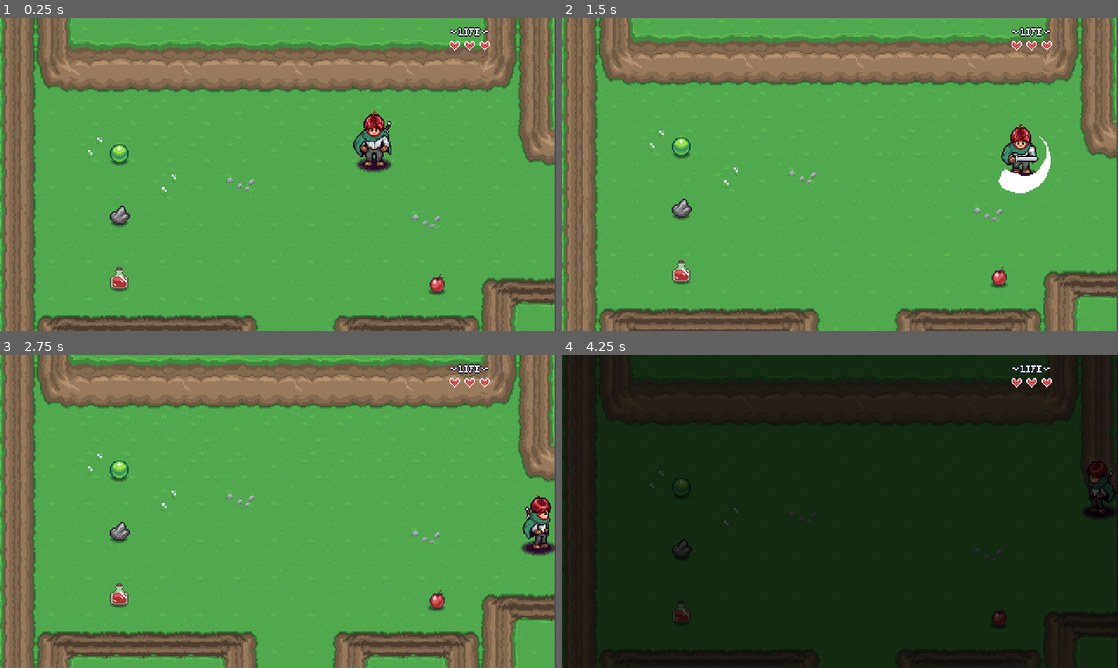
Above: before the commit, frames 1-4 (two rows, left to right).
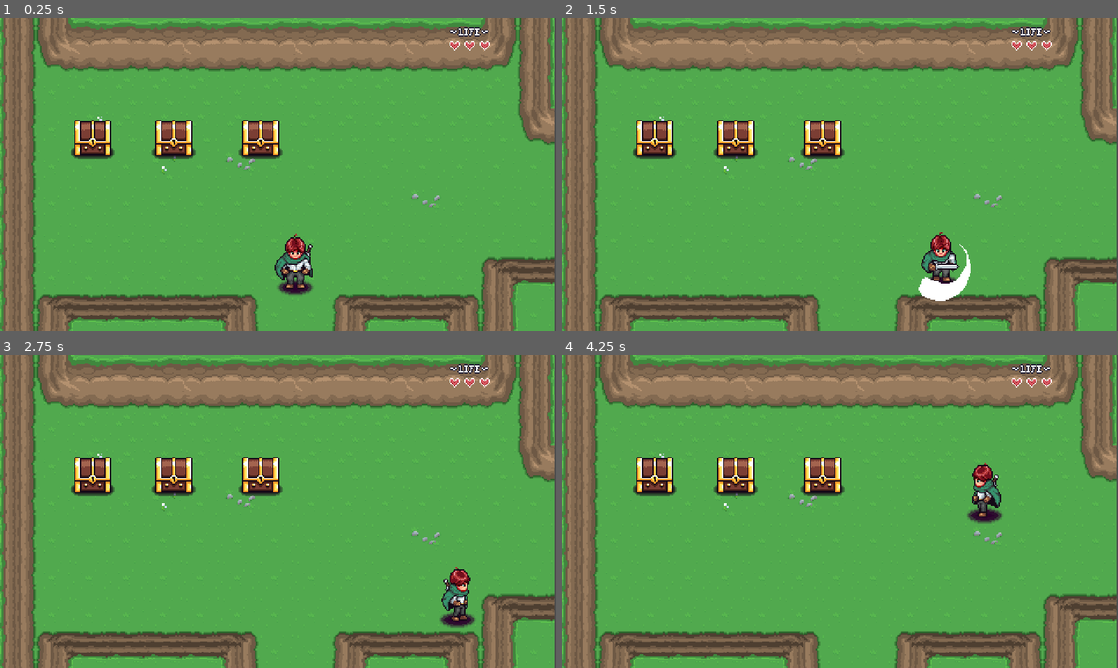
Above: after the commit, the same moments.

Repository: egosselin-projects/zelda-like
Game: Godot game, scene res://Levels/Area01/01.tscn
The game is run twice, just before and just after one commit, with the same random seed, the same clock (stepped at 60 frames per second) and the same inputs. Sound files missing from this copy of the repository are replaced by a short silence.
Inputs:
- Up to frame 1 (0.25 s): no input
- Up to frame 2 (1.5 s): tap Enter at 0.5 s; hold Right (right) 0.53-1.28 s; hold Alt (interacts, bound only after the commit) 0.53-1.28 s; hold Down (down) from 1.28 s (still down); tap Ctrl (attack) at 1.35 s
- Up to frame 3 (2.75 s): tap Alt (interacts, bound only after the commit) at 1.55 s; release Down (down) at 2.03 s; hold Right (right) from 2.03 s (still down); hold Alt (interacts, bound only after the commit) from 2.03 s (still down)
- Up to frame 4 (4.25 s): release Right (right) at 2.78 s; release Alt (interacts, bound only after the commit) at 2.78 s; hold Up (up) 2.78-3.53 s; tap Alt (interacts, bound only after the commit) at 2.85, 3.8 s; hold Left (left) from 3.53 s (still down); hold Ctrl (attack) from 3.53 s (still down)

The runs differ from the first frame. In frame 1, 31% of the frame differs, in the area x 0-100%, y 0-100%; in frame 2, 27%; in frame 3, 4.8%; in frame 4, 100%.

Commit message:
tuto 20 - ajout des coffres aux trésors

Diff:
--- a/00_Globals/global_player_manager.gd
+++ b/00_Globals/global_player_manager.gd
@@ -6,6 +6,8 @@
 var player: Player
 var player_spawned: bool = false
 
+#Ce signal est destiné a être déclenché depuis les états de la state_machine
+signal interact_pressed
 
 func _ready() -> void:
 	add_player_instance()
--- /dev/null
+++ b/Interactables/TreasureChest/treasure_chest.gd
@@ -0,0 +1,73 @@
+@tool
+
+class_name TreasureChest extends Node
+
+@export var item_data: ItemData : set = _set_item_data
+@export var quantity: int = 1 : set = _set_quantity
+
+var is_open: bool = false
+
+@onready var item_sprite: Sprite2D = $ItemSprite
+@onready var label: Label = $ItemSprite/Label
+@onready var animation_player: AnimationPlayer = $AnimationPlayer
+@onready var interact_area: Area2D = $Area2D
+
+
+func _ready() -> void:
+	_update_texture()
+	_update_label()
+
+	# Point de sortie du tool
+	if Engine.is_editor_hint():
+		return
+
+	interact_area.area_entered.connect(_on_area_entered)
+	interact_area.area_exited.connect(_on_area_exit)
+
+
+func player_interact() -> void:
+	print("PLAYER INTERACT CHEST")
+	if is_open:
+		return
+
+	is_open = true
+	animation_player.play("open_chest")
+
+	if item_data and quantity > 0:
+		PlayerManager.INVENTORY_DATA.add_item(item_data, quantity)
+	else:
+		printerr("no items in chest")
+		push_error("no items in chest, chest name : ", name)
+
+
+func _on_area_entered(_area: Area2D) -> void:
+	print("ENTER CHEST AREA")
+	PlayerManager.interact_pressed.connect(player_interact)
+
+
+func _on_area_exit(_area: Area2D) -> void:
+	print("EXIT CHEST AREA")
+	PlayerManager.interact_pressed.disconnect(player_interact)
+
+
+func _set_item_data(value: ItemData) -> void:
+	item_data = value
+	_update_texture()
+
+
+func _set_quantity(value: int) -> void:
+	quantity = value
+	_update_label()
+
+
+func _update_texture() -> void:
+	if item_data and item_sprite:
+		item_sprite.texture = item_data.texture
+
+
+func _update_label() -> void:
+	if label:
+		if quantity <= 1:
+			label.text = ""
+		else:
+			label.text = "x" + str(quantity)
--- /dev/null
+++ b/Interactables/TreasureChest/treasure_chest.tscn
@@ -0,0 +1,243 @@
+[gd_scene format=3 uid="uid://coua3p4seoykx"]
+
+[ext_resource type="Script" uid="uid://bv83q6j8jsmu2" path="res://Interactables/TreasureChest/treasure_chest.gd" id="1_j544f"]
+[ext_resource type="Texture2D" uid="uid://cb1lo2ajgtvme" path="res://Interactables/TreasureChest/treasure-chest.png" id="2_1wiyq"]
+[ext_resource type="Texture2D" uid="uid://cl5jx4axt8lb1" path="res://Items/sprites/items.png" id="3_avjv6"]
+[ext_resource type="AudioStream" uid="uid://fsyku21dcd68" path="res://Interactables/TreasureChest/treasure-open.wav" id="4_km1n8"]
+
+[sub_resource type="AtlasTexture" id="AtlasTexture_qpp62"]
+atlas = ExtResource("3_avjv6")
+region = Rect2(0, 0, 32, 32)
+
+[sub_resource type="Animation" id="Animation_avjv6"]
+length = 0.001
+tracks/0/type = "value"
+tracks/0/imported = false
+tracks/0/enabled = true
+tracks/0/path = NodePath("Sprite2D:frame")
+tracks/0/interp = 1
+tracks/0/loop_wrap = true
+tracks/0/keys = {
+"times": PackedFloat32Array(0),
+"transitions": PackedFloat32Array(1),
+"update": 1,
+"values": [0]
+}
+tracks/1/type = "value"
+tracks/1/imported = false
+tracks/1/enabled = true
+tracks/1/path = NodePath("ItemSprite:visible")
+tracks/1/interp = 1
+tracks/1/loop_wrap = true
+tracks/1/keys = {
+"times": PackedFloat32Array(0),
+"transitions": PackedFloat32Array(1),
+"update": 1,
+"values": [true]
+}
+tracks/2/type = "value"
+tracks/2/imported = false
+tracks/2/enabled = true
+tracks/2/path = NodePath("ItemSprite:position")
+tracks/2/interp = 1
+tracks/2/loop_wrap = true
+tracks/2/keys = {
+"times": PackedFloat32Array(0),
+"transitions": PackedFloat32Array(1),
+"update": 0,
+"values": [Vector2(0, -11)]
+}
+tracks/3/type = "value"
+tracks/3/imported = false
+tracks/3/enabled = true
+tracks/3/path = NodePath("ItemSprite:modulate")
+tracks/3/interp = 1
+tracks/3/loop_wrap = true
+tracks/3/keys = {
+"times": PackedFloat32Array(0),
+"transitions": PackedFloat32Array(1),
+"update": 0,
+"values": [Color(1, 1, 1, 1)]
+}
+
+[sub_resource type="Animation" id="Animation_gkxf7"]
+resource_name = "closed"
+tracks/0/type = "value"
+tracks/0/imported = false
+tracks/0/enabled = true
+tracks/0/path = NodePath("Sprite2D:frame")
+tracks/0/interp = 1
+tracks/0/loop_wrap = true
+tracks/0/keys = {
+"times": PackedFloat32Array(0),
+"transitions": PackedFloat32Array(1),
+"update": 1,
+"values": [0]
+}
+tracks/1/type = "value"
+tracks/1/imported = false
+tracks/1/enabled = true
+tracks/1/path = NodePath("ItemSprite:visible")
+tracks/1/interp = 1
+tracks/1/loop_wrap = true
+tracks/1/keys = {
+"times": PackedFloat32Array(0),
+"transitions": PackedFloat32Array(1),
+"update": 1,
+"values": [false]
+}
+
+[sub_resource type="Animation" id="Animation_5pojo"]
+resource_name = "open_chest"
+length = 1.5
+tracks/0/type = "value"
+tracks/0/imported = false
+tracks/0/enabled = true
+tracks/0/path = NodePath("Sprite2D:frame")
+tracks/0/interp = 1
+tracks/0/loop_wrap = true
+tracks/0/keys = {
+"times": PackedFloat32Array(0, 0.1),
+"transitions": PackedFloat32Array(1, 1),
+"update": 1,
+"values": [0, 1]
+}
+tracks/1/type = "value"
+tracks/1/imported = false
+tracks/1/enabled = true
+tracks/1/path = NodePath("ItemSprite:visible")
+tracks/1/interp = 1
+tracks/1/loop_wrap = true
+tracks/1/keys = {
+"times": PackedFloat32Array(0, 0.1),
+"transitions": PackedFloat32Array(1, 1),
+"update": 1,
+"values": [false, true]
+}
+tracks/2/type = "audio"
+tracks/2/imported = false
+tracks/2/enabled = true
+tracks/2/path = NodePath("AudioStreamPlayer2D")
+tracks/2/interp = 1
+tracks/2/loop_wrap = true
+tracks/2/keys = {
+"clips": [{
+"end_offset": 0.0,
+"start_offset": 0.0,
+"stream": ExtResource("4_km1n8")
+}],
+"times": PackedFloat32Array(0.1)
+}
+tracks/2/use_blend = true
+tracks/3/type = "value"
+tracks/3/imported = false
+tracks/3/enabled = true
+tracks/3/path = NodePath("ItemSprite:position")
+tracks/3/interp = 1
+tracks/3/loop_wrap = true
+tracks/3/keys = {
+"times": PackedFloat32Array(0.1, 0.3, 0.5, 1.5),
+"transitions": PackedFloat32Array(0.5, -2, 2, 1),
+"update": 0,
+"values": [Vector2(0, -11), Vector2(0, -64), Vector2(0, -44), Vector2(0, -44)]
+}
+tracks/4/type = "value"
+tracks/4/imported = false
+tracks/4/enabled = true
+tracks/4/path = NodePath("ItemSprite:modulate")
+tracks/4/interp = 1
+tracks/4/loop_wrap = true
+tracks/4/keys = {
+"times": PackedFloat32Array(0.2, 0.3, 0.5, 1, 1.5),
+"transitions": PackedFloat32Array(1, 1, 1, 1, 1),
+"update": 0,
+"values": [Color(1, 1, 1, 1), Color(1.8247963, 1.8247963, 1.8247963, 1), Color(1, 1, 1, 1), Color(1, 1, 1, 1), Color(1, 1, 1, 0)]
+}
+
+[sub_resource type="Animation" id="Animation_ebwvl"]
+resource_name = "opened"
+tracks/0/type = "value"
+tracks/0/imported = false
+tracks/0/enabled = true
+tracks/0/path = NodePath("Sprite2D:frame")
+tracks/0/interp = 1
+tracks/0/loop_wrap = true
+tracks/0/keys = {
+"times": PackedFloat32Array(0),
+"transitions": PackedFloat32Array(1),
+"update": 1,
+"values": [1]
+}
+tracks/1/type = "value"
+tracks/1/imported = false
+tracks/1/enabled = true
+tracks/1/path = NodePath("ItemSprite:visible")
+tracks/1/interp = 1
+tracks/1/loop_wrap = true
+tracks/1/keys = {
+"times": PackedFloat32Array(0),
+"transitions": PackedFloat32Array(1),
+"update": 1,
+"values": [false]
+}
+
+[sub_resource type="AnimationLibrary" id="AnimationLibrary_5pojo"]
+_data = {
+&"RESET": SubResource("Animation_avjv6"),
+&"closed": SubResource("Animation_gkxf7"),
+&"open_chest": SubResource("Animation_5pojo"),
+&"opened": SubResource("Animation_ebwvl")
+}
+
+[sub_resource type="RectangleShape2D" id="RectangleShape2D_qpp62"]
+size = Vector2(32, 10)
+
+[sub_resource type="RectangleShape2D" id="RectangleShape2D_jbh2q"]
+size = Vector2(36, 16)
+
+[node name="TreasureChest" type="Node2D" unique_id=342463736]
+script = ExtResource("1_j544f")
+
+[node name="Sprite2D" type="Sprite2D" parent="." unique_id=1629478594]
+position = Vector2(0, -10)
+texture = ExtResource("2_1wiyq")
+hframes = 2
+
+[node name="ItemSprite" type="Sprite2D" parent="." unique_id=1656791005]
+position = Vector2(0, -11)
+texture = SubResource("AtlasTexture_qpp62")
+
+[node name="Label" type="Label" parent="ItemSprite" unique_id=822327461]
+offset_left = 11.0
+offset_top = -5.0
+offset_right = 48.0
+offset_bottom = 9.0
+theme_override_colors/font_outline_color = Color(0, 0, 0, 1)
+theme_override_constants/outline_size = 4
+theme_override_font_sizes/font_size = 10
+text = "x99"
+vertical_alignment = 1
+
+[node name="AnimationPlayer" type="AnimationPlayer" parent="." unique_id=916426339]
+libraries/ = SubResource("AnimationLibrary_5pojo")
+autoplay = &"closed"
+
+[node name="AudioStreamPlayer2D" type="AudioStreamPlayer2D" parent="." unique_id=169800789]
+
+[node name="StaticBody2D" type="StaticBody2D" parent="." unique_id=853162050]
+collision_layer = 16
+collision_mask = 0
+
+[node name="CollisionShape2D" type="CollisionShape2D" parent="StaticBody2D" unique_id=1493562743]
+position = Vector2(0, 5)
+shape = SubResource("RectangleShape2D_qpp62")
+
+[node name="Area2D" type="Area2D" parent="." unique_id=317865249]
+collision_layer = 0
+collision_mask = 4
+monitorable = false
+
+[node name="CollisionShape2D" type="CollisionShape2D" parent="Area2D" unique_id=1736863501]
+position = Vector2(0, 5)
+shape = SubResource("RectangleShape2D_jbh2q")
+debug_color = Color(0, 0.70196074, 0.20391117, 0.41960785)
--- a/Levels/Area01/01.tscn
+++ b/Levels/Area01/01.tscn
@@ -4,21 +4,21 @@
 [ext_resource type="PackedScene" uid="uid://rkccxm12chjd" path="res://Tilemaps/grass_01.tscn" id="1_vbl6q"]
 [ext_resource type="PackedScene" uid="uid://bo4t5bq4rpqyo" path="res://Levels/player_spawn.tscn" id="2_chooo"]
 [ext_resource type="PackedScene" uid="uid://digm86jdm4u7f" path="res://Levels/level_transition.tscn" id="4_4t7i1"]
-[ext_resource type="PackedScene" uid="uid://ch1x2ypry8pof" path="res://Items/item_pickup/item_pickup.tscn" id="5_pwydo"]
-[ext_resource type="Resource" uid="uid://b4y6nct3hliab" path="res://Items/gem.tres" id="6_8itkk"]
-[ext_resource type="Resource" uid="uid://y22bcg5lnkol" path="res://Items/stone.tres" id="7_th3kk"]
-[ext_resource type="Resource" uid="uid://cbx6f7pglnj8d" path="res://Items/potion.tres" id="8_b60gt"]
-[ext_resource type="Resource" uid="uid://dkxbgxwxth3ml" path="res://Items/apple.tres" id="9_b60gt"]
+[ext_resource type="PackedScene" uid="uid://coua3p4seoykx" path="res://Interactables/TreasureChest/treasure_chest.tscn" id="5_pwydo"]
+[ext_resource type="Resource" uid="uid://cbx6f7pglnj8d" path="res://Items/potion.tres" id="6_8itkk"]
+[ext_resource type="Resource" uid="uid://b4y6nct3hliab" path="res://Items/gem.tres" id="7_th3kk"]
+[ext_resource type="Resource" uid="uid://y22bcg5lnkol" path="res://Items/stone.tres" id="7_xhij5"]
 
 [node name="01" type="Node2D" unique_id=323601260]
 script = ExtResource("1_22ele")
+metadata/_edit_horizontal_guides_ = [106.0]
 
 [node name="Grass01" parent="." unique_id=1335966116 instance=ExtResource("1_vbl6q")]
 position = Vector2(-1, 0)
 tile_map_data = PackedByteArray("AAAAAAAAAQAOAAUAAAAAAAEAAQAOAAUAAAAAAAIAAQAOAAUAAAAAAAMAAQAOAAUAAAAAAAQAAQAOAAUAAAAAAA …(2080 unchanged characters)…
 
 [node name="PlayerSpawn" parent="." unique_id=1551657958 instance=ExtResource("2_chooo")]
-position = Vector2(323, 126)
+position = Vector2(255, 250)
 
 [node name="LevelTransition" parent="." unique_id=707893486 instance=ExtResource("4_4t7i1")]
 position = Vector2(256, 288)
@@ -31,18 +31,17 @@
 size = 3
 side = 1
 
-[node name="ItemPickup" parent="." unique_id=843540024 instance=ExtResource("5_pwydo")]
-position = Vector2(103, 117)
+[node name="TreasureChest" parent="." unique_id=342463736 instance=ExtResource("5_pwydo")]
+position = Vector2(80, 125)
 item_data = ExtResource("6_8itkk")
+quantity = 2
 
-[node name="ItemPickup2" parent="." unique_id=1825239928 instance=ExtResource("5_pwydo")]
-position = Vector2(103, 170)
+[node name="TreasureChest2" parent="." unique_id=1242685045 instance=ExtResource("5_pwydo")]
+position = Vector2(150, 125)
 item_data = ExtResource("7_th3kk")
+quantity = 10
 
-[node name="ItemPickup3" parent="." unique_id=1224132258 instance=ExtResource("5_pwydo")]
-position = Vector2(103, 226)
-item_data = ExtResource("8_b60gt")
-
-[node name="ItemPickup4" parent="." unique_id=1351159697 instance=ExtResource("5_pwydo")]
-position = Vector2(377, 229)
-item_data = ExtResource("9_b60gt")
+[node name="TreasureChest3" parent="." unique_id=1784017186 instance=ExtResource("5_pwydo")]
+position = Vector2(225, 125)
+item_data = ExtResource("7_xhij5")
+quantity = 50
--- a/Player/Scripts/state_idle.gd
+++ b/Player/Scripts/state_idle.gd
@@ -34,4 +34,8 @@
 func handle_input(_event: InputEvent) -> State:
 	if _event.is_action_pressed("attack"):
 		return attack
+
+	if _event.is_action_pressed("interacts"):
+		PlayerManager.interact_pressed.emit()
+
 	return null
--- a/Player/Scripts/state_walk.gd
+++ b/Player/Scripts/state_walk.gd
@@ -40,4 +40,8 @@
 func handle_input(_event: InputEvent) -> State:
 	if _event.is_action_pressed("attack"):
 		return attack
+
+	if _event.is_action_pressed("interacts"):
+		PlayerManager.interact_pressed.emit()
+
 	return null
--- a/Player/player.tscn
+++ b/Player/player.tscn
@@ -531,6 +531,8 @@
 &"walk_up": SubResource("Animation_8erm5")
 }
 
+[sub_resource type="RectangleShape2D" id="RectangleShape2D_qpp62"]
+
 [sub_resource type="CircleShape2D" id="CircleShape2D_gu6f8"]
 
 [sub_resource type="Animation" id="Animation_lfmf2"]
@@ -671,6 +673,16 @@
 [node name="Interactions" type="Node2D" parent="." unique_id=92690452]
 script = ExtResource("10_apopc")
 
+[node name="Area2D" type="Area2D" parent="Interactions" unique_id=1427264119]
+collision_layer = 4
+collision_mask = 0
+monitoring = false
+
+[node name="CollisionShape2D" type="CollisionShape2D" parent="Interactions/Area2D" unique_id=968001732]
+position = Vector2(0, 6)
+shape = SubResource("RectangleShape2D_qpp62")
+debug_color = Color(0, 1, 0.077349186, 0.41960785)
+
 [node name="HitBox" parent="." unique_id=784417243 instance=ExtResource("13_p5o4e")]
 position = Vector2(0, 0)
 collision_layer = 2
--- a/project.godot
+++ b/project.godot
@@ -78,11 +78,18 @@
 "events": [Object(InputEventKey,"resource_local_to_scene":false,"resource_name":"","device":-1,"window_id":0,"alt_press …(195 unchanged characters)…
 ]
 }
+interacts={
+"deadzone": 0.2,
+"events": [Object(InputEventKey,"resource_local_to_scene":false,"resource_name":"","device":-1,"window_id":0,"alt_pressed":false,"shift_pressed":false,"ctrl_pressed":false,"meta_pressed":false,"pressed":false,"keycode":0,"physical_keycode":4194328,"key_label":0,"unicode":0,"location":0,"echo":false,"script":null)
+, Object(InputEventKey,"resource_local_to_scene":false,"resource_name":"","device":-1,"window_id":0,"alt_pressed":false,"shift_pressed":false,"ctrl_pressed":false,"meta_pressed":false,"pressed":false,"keycode":0,"physical_keycode":69,"key_label":0,"unicode":101,"location":0,"echo":false,"script":null)
+]
+}
 
 [layer_names]
 
 2d_physics/layer_1="Player"
 2d_physics/layer_2="PlayerHurt"
+2d_physics/layer_3="PlayerInteract"
 2d_physics/layer_5="Walls"
 2d_physics/layer_9="Enemy"
 
Binary file added: Interactables/TreasureChest/treasure-chest.png
Not shown, added: Interactables/TreasureChest/treasure-chest.png.import
Not shown, added: Interactables/TreasureChest/treasure-open.wav.import
Not shown, added: Interactables/TreasureChest/treasure_chest.gd.uid
Not shown, added: Interactables/TreasureChest/treasure-open.wav
